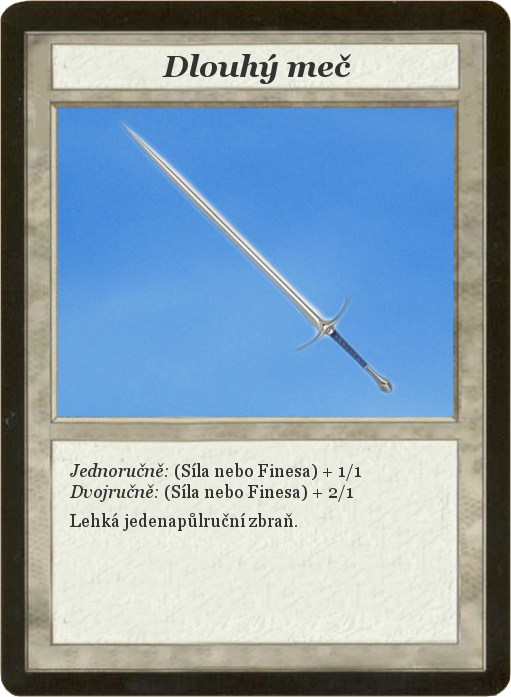
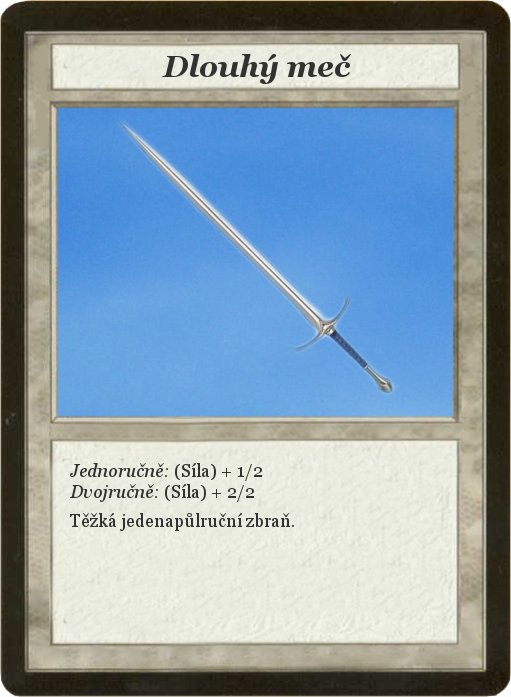
Comparing the layer stacks of the two (511, 697) images. Changes:
renamed "Jednoručně: (Síla nebo Finesa)..." to "Jednoručně: (Síla) + 1/2 ...", painted on it over (70, 463, 361, 531)
